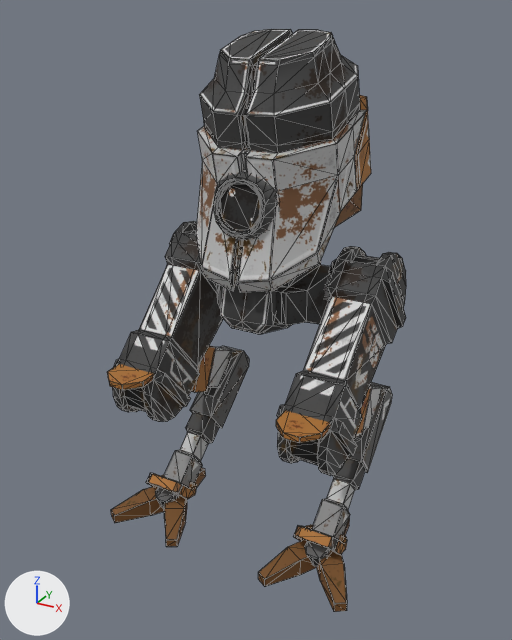
Before and after pictures for a commit that changed the glTF model assets/models/mechs/Leela.glb.
The view is the same before and after, from a 50 mm lens placed at (3.24, -6.4, 5.44), pointed at (-0.05, -0.41, 2.45). The lights are fixed; the arrows at lower left show +X, +Y and +Z. The picture after the commit comes second. Mesh edges are drawn as thin lines.

Script lines for the objects in view, before the commit:
```python
mat_leela_texture = principled_material('Leela_Texture')
mat_leela_texture.texture = img_leela_texture
mat_leela_texture.metallic = 0.05
mat_leela_texture.roughness = 0.75
me_cube_004 = bpy.data.meshes.new('Cube.004')
me_cube_004.from_pydata(...)  # 1262 vertices, 2368 faces; spans x -1.48..1.48, y -1.63..1.04, z -0.02..5.26
me_cube_004.materials.append(mat_leela_texture)  # picture img_leela_texture
ob_leela = bpy.data.objects.new('Leela', me_cube_004)
ob_leela.location = (0.0, 0.0, 0.0)
```
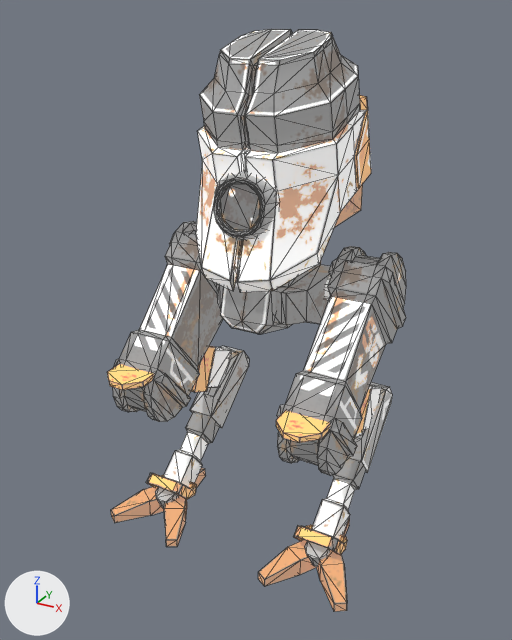
The change, as a diff of the scene's bpy script:
```diff
--- a/assets/models/mechs/Leela.glb.py
+++ b/assets/models/mechs/Leela.glb.py
@@ img_leela_texture_png @@
+img_leela_texture_png = load_image('Leela_Texture.png', 'Leela_Texture.png', 512, 512, 'sRGB')
@@ mat_leela_texture @@
 mat_leela_texture = bpy.data.materials.new('Leela_Texture')
-# nodes: BsdfPrincipled, OutputMaterial, TexImage
-# uses the picture img_leela_texture
+# nodes: BsdfPrincipled, Mix, OutputMaterial, TexImage
+# colours: white #ffffff
+# uses the picture img_leela_texture_png
```

Pixel boxes (x1, y1, x2, y2) of what changed, in the pictures (512 x 640 px):
'Leela', surface changed (lighter): (107, 29, 406, 612) in both
